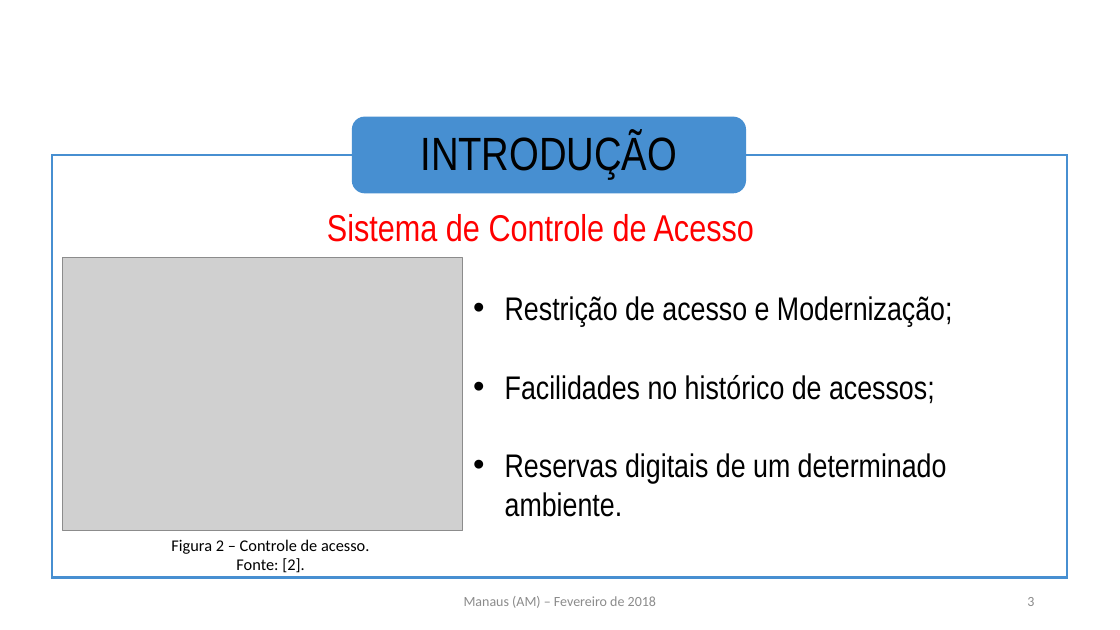
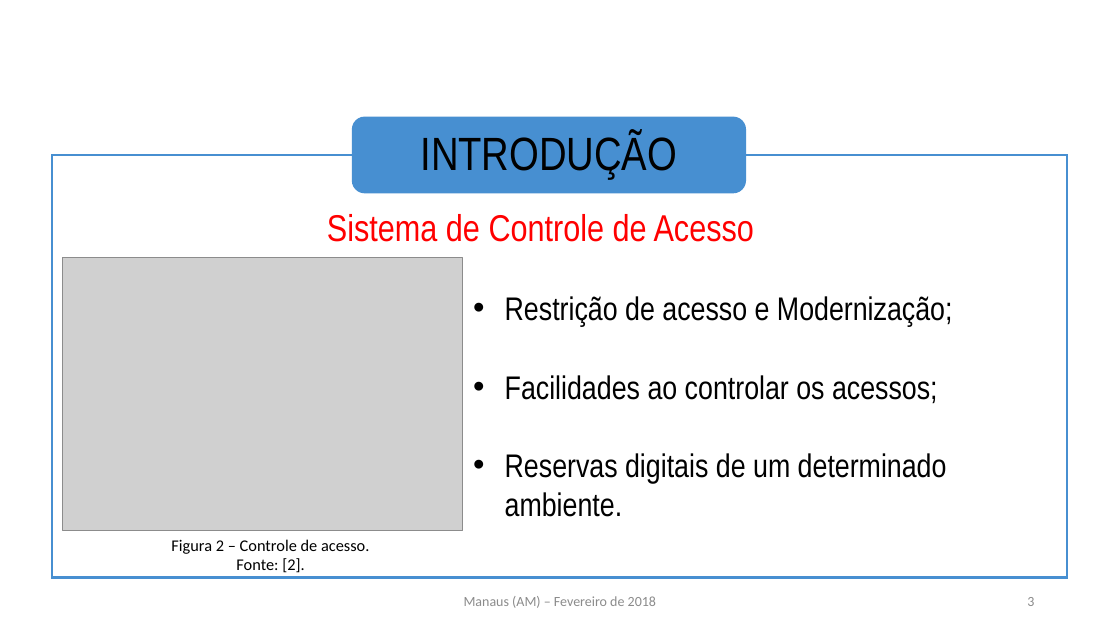
Before and after one commit to carloskalill10/laboratorios_mysql, a slide deck: slide 3 of apresentação/Apresentação.pptx. Drawn at 1120x630 pixels with LibreOffice and Linux fonts; fonts in the diff are those of the drawing; grey boxes stand for pictures; background and template pictures are left out. Boxes give left, top, right and bottom in pixels: in the first picture for what was removed or moved away, otherwise in the second. Text is boxed around its words. In the diff, an @@ line names an element or a change of style, - is before the commit and + after.

Commit message:
pós apresentação

```diff
--- a/apresentação/Apresentação.pptx
+++ b/apresentação/Apresentação.pptx
@@ text at <box>505,375,938,404</box>: text changed @@
-                • Facilidades no histórico de acessos;
+                • Facilidades ao controlar os acessos;
```
Also in this commit, not shown: 1 other slide changed, 1 slide added, 8 other files.
